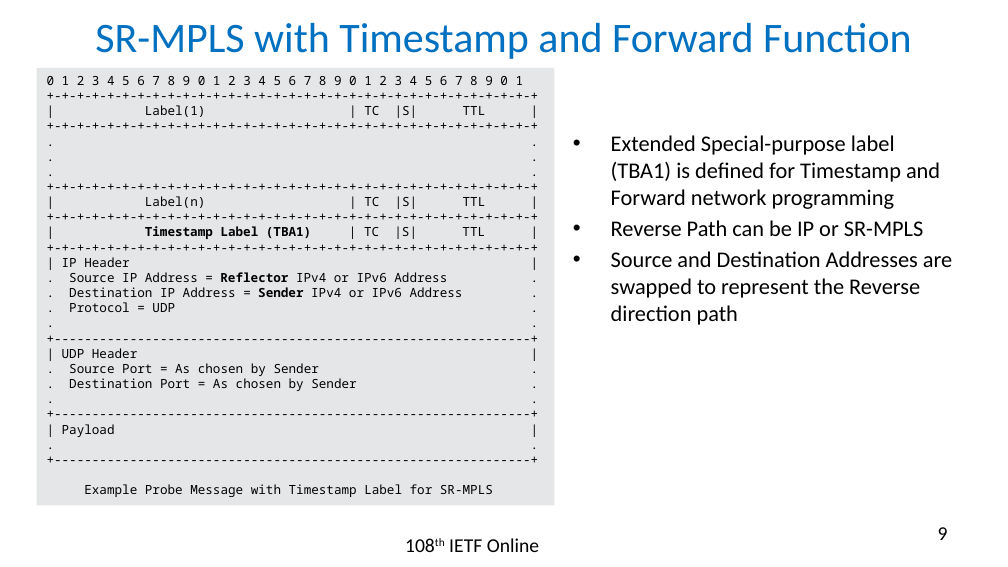
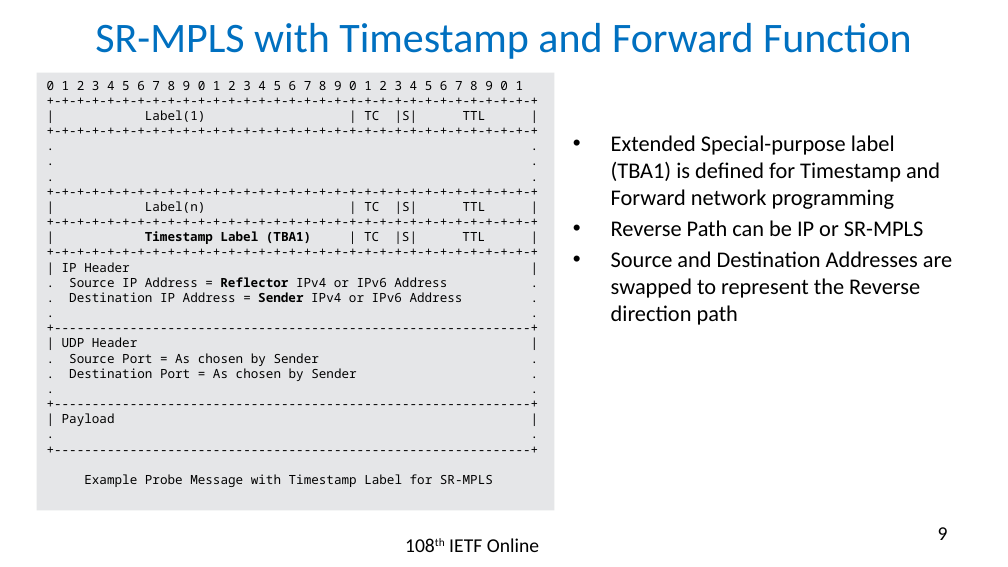
Before and after one commit to rakgandhi/ietf-slides, a slide deck: slide 9 of draft-gandhi-spring-sr-enhanced-plm-02.pptx. Drawn at 1008x567 pixels with LibreOffice and Linux fonts; fonts in the diff are those of the drawing. Boxes give left, top, right and bottom in pixels: in the first picture for what was removed or moved away, otherwise in the second. Text is boxed around its words. In the diff, an @@ line names an element or a change of style, - is before the commit and + after.

```diff
--- a/draft-gandhi-spring-sr-enhanced-plm-02.pptx
+++ b/draft-gandhi-spring-sr-enhanced-plm-02.pptx
@@ rectangle "0 1 2 3 4 ...": place and size @@
-rectangle "0 1 2 3 4 ..." at [36,68,554,505]
+rectangle "0 1 2 3 4 ..." at [36,73,554,510]
@@ text in rectangle at [47,81,524,426]: text changed @@
-0 1 2 3 4 5 6 7 8 9 0 1 2 3 4 5 6 7 8 9 0 1 2 3 4 5 6 7 8 9 0 1 +-+-+-+-+-+-+-+-+-+-+-+-+-+-+-+-+-+-+-+-+-+-+-+-+-+-+-+-+-+-+-+-+ | Label(1) | TC |S| TTL | +-+-+-+-+-+-+-+-+-+-+-+-+-+-+-+-+-+-+-+-+-+-+-+-+-+-+-+-+-+-+-+-+ . . . . . . +-+-+-+-+-+-+-+-+-+-+-+-+-+-+-+-+-+-+-+-+-+-+-+-+-+-+-+-+-+-+-+-+ | Label(n) | TC |S| TTL | +-+-+-+-+-+-+-+-+-+-+-+-+-+-+-+-+-+-+-+-+-+-+-+-+-+-+-+-+-+-+-+-+ | Timestamp Label (TBA1) | TC |S| TTL | +-+-+-+-+-+-+-+-+-+-+-+-+-+-+-+-+-+-+-+-+-+-+-+-+-+-+-+-+-+-+-+-+ | IP Header | . Source IP Address = Reflector IPv4 or IPv6 Address . . Destination IP Address = Sender IPv4 or IPv6 Address . . Protocol = UDP . . . +---------------------------------------------------------------+ | UDP Header | . Source Port = As chosen by Sender . . Destination Port = As chosen by Sender . . . +---------------------------------------------------------------+ | Payload |
+0 1 2 3 4 5 6 7 8 9 0 1 2 3 4 5 6 7 8 9 0 1 2 3 4 5 6 7 8 9 0 1 +-+-+-+-+-+-+-+-+-+-+-+-+-+-+-+-+-+-+-+-+-+-+-+-+-+-+-+-+-+-+-+-+ | Label(1) | TC |S| TTL | +-+-+-+-+-+-+-+-+-+-+-+-+-+-+-+-+-+-+-+-+-+-+-+-+-+-+-+-+-+-+-+-+ . . . . . . +-+-+-+-+-+-+-+-+-+-+-+-+-+-+-+-+-+-+-+-+-+-+-+-+-+-+-+-+-+-+-+-+ | Label(n) | TC |S| TTL | +-+-+-+-+-+-+-+-+-+-+-+-+-+-+-+-+-+-+-+-+-+-+-+-+-+-+-+-+-+-+-+-+ | Timestamp Label (TBA1) | TC |S| TTL | +-+-+-+-+-+-+-+-+-+-+-+-+-+-+-+-+-+-+-+-+-+-+-+-+-+-+-+-+-+-+-+-+ | IP Header | . Source IP Address = Reflector IPv4 or IPv6 Address . . Destination IP Address = Sender IPv4 or IPv6 Address .
+. .
++---------------------------------------------------------------+ | UDP Header | . Source Port = As chosen by Sender . . Destination Port = As chosen by Sender . . . +---------------------------------------------------------------+ | Payload |
```
Also in this commit, not shown: 6 other slides changed, 1 other file.
